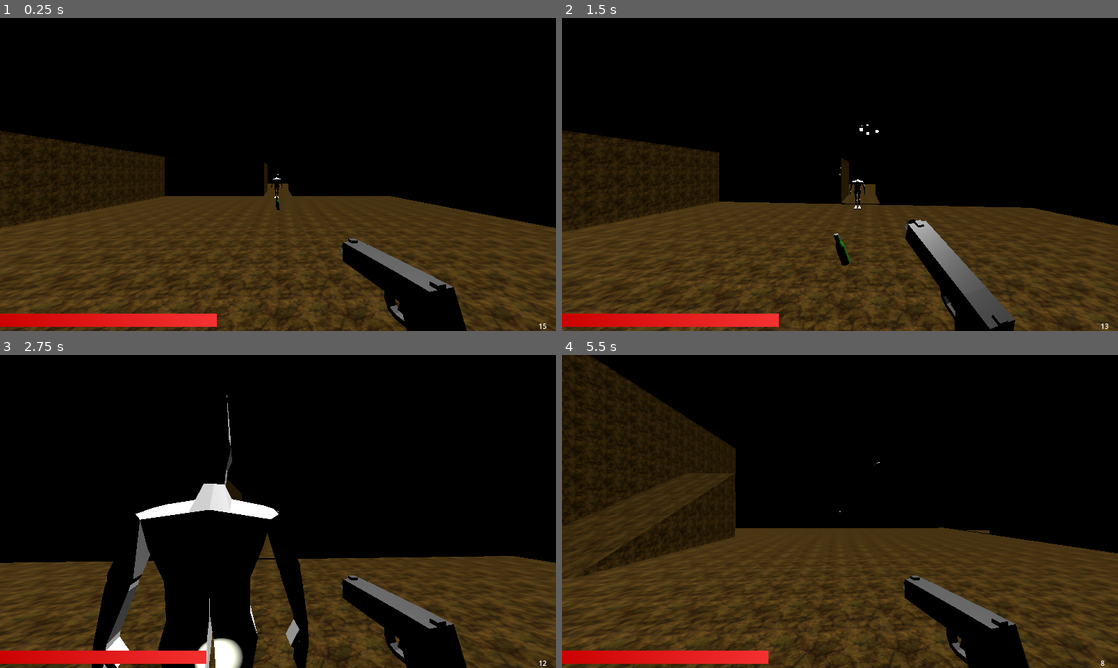
Above: before the commit, frames 1-4 (two rows, left to right).
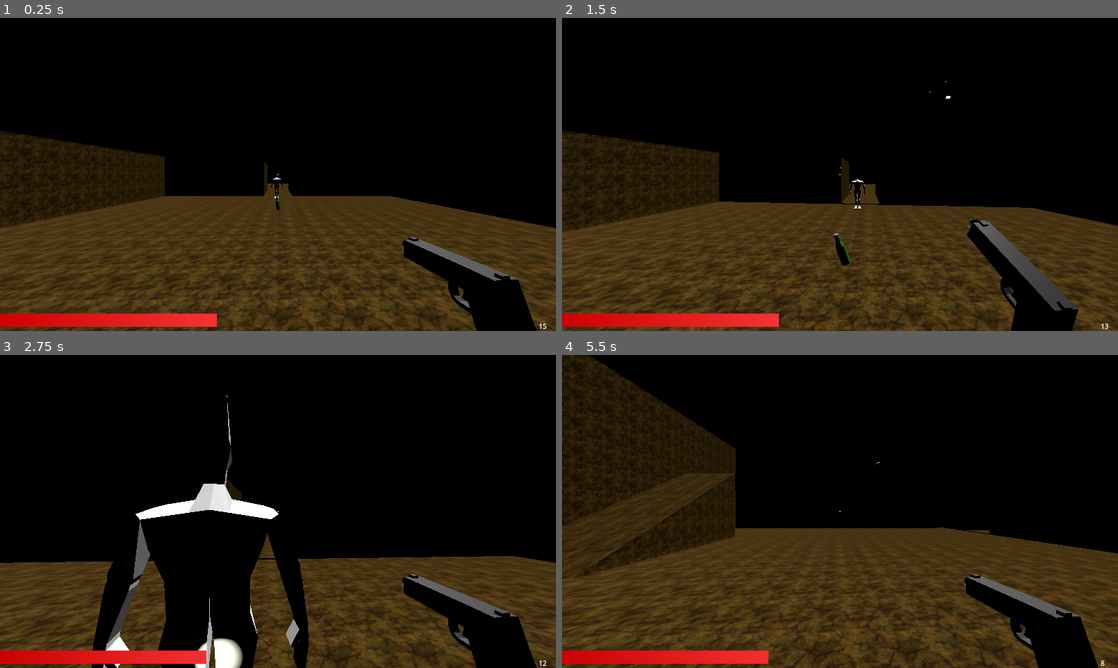
Above: after the commit, the same moments.

Repository: DrOtter3000/EscapeTheDingoDen
Game: Godot game, scene res://Levels/basic_level.tscn
Same seed, same stepped clock (60 frames per second), same inputs: the game is played once before the commit and once after it.
Inputs (mouse positions are in pixels of both pictures, inside the frame that each line leads up to):
- Up to frame 1 (0.25 s): no input
- Up to frame 2 (1.5 s): move the mouse to (867, 174) at 0.52 s; hold W (forward) from 0.53 s (still down); click (867, 174) at 0.6 s; tap Space (jump) at 0.77 s; move the mouse to (812, 174) at 1.27 s; click (812, 174) at 1.35 s
- Up to frame 3 (2.75 s): keep holding W (forward); tap Space (jump) at 1.52 s; move the mouse to (289, 505) at 2.02 s; tap F (flashlight) at 2.1 s; click (289, 505) at 2.3 s
- Up to frame 4 (5.5 s): keep holding W (forward); move the mouse to (834, 517) at 2.77 s; click (834, 517) at 2.85 s; tap Space (jump) at 3.02, 3.77, 4.52 s; move the mouse to (878, 514) at 3.52 s; click (878, 514) at 3.6 s; move the mouse to (795, 508) at 4.27 s; tap F (flashlight) at 4.35 s; click (795, 508) at 4.55 s; move the mouse to (845, 511) at 5.02 s; click (845, 511) at 5.1 s

The runs differ from the first frame. In frame 1, 6.3% of the frame differs, in the area x 61-97%, y 70-100%; in frame 2, 5.9%; in frame 3, 6.3%; in frame 4, 6.3%.

Commit message:
improve pistol

Diff:
--- a/Pickups/health_drop.tscn
+++ b/Pickups/health_drop.tscn
@@ -1,6 +1,6 @@
 [gd_scene load_steps=9 format=3 uid="uid://d02ftrusme5un"]
 
-[ext_resource type="Script" path="res://HealthDrop.gd" id="1_mhov1"]
+[ext_resource type="Script" path="res://Pickups/HealthDrop.gd" id="1_g0bo6"]
 [ext_resource type="PackedScene" uid="uid://b50ggk1035anc" path="res://Pickups/CervecaCristal.glb" id="2_56apf"]
 [ext_resource type="AudioStream" uid="uid://dj6ld3l1sj7hg" path="res://Pickups/CervezaCristal.wav" id="2_g675x"]
 
@@ -113,7 +113,7 @@
 
 [node name="HealthDrop" type="Area3D"]
 transform = Transform3D(1, 0, 0, 0, 1, 0, 0, 0, 1, 0, 0.7, 0)
-script = ExtResource("1_mhov1")
+script = ExtResource("1_g0bo6")
 
 [node name="CollisionShape3D" type="CollisionShape3D" parent="."]
 shape = SubResource("SphereShape3D_32ki5")
--- a/Player/player.gd
+++ b/Player/player.gd
@@ -89,6 +89,7 @@
 
 func shoot(body) -> void:
 	if weapon_ready and Gamestate.ammo["pistol_rounds"] > 0:
+		get_tree().call_group("Weapons", "fire")
 		Gamestate.ammo["pistol_rounds"] -= 1
 		update_ammo_label()
 		weapon_ready = false
--- a/Player/player.tscn
+++ b/Player/player.tscn
@@ -1,11 +1,9 @@
-[gd_scene load_steps=13 format=3 uid="uid://cley0ul24idnj"]
+[gd_scene load_steps=11 format=3 uid="uid://cley0ul24idnj"]
 
 [ext_resource type="Script" path="res://Player/player.gd" id="1_nqqyq"]
 [ext_resource type="Script" path="res://Player/Crosshair.gd" id="2_lblxf"]
-[ext_resource type="PackedScene" uid="uid://dtfl8a6lt4241" path="res://Weapons/Pistol.glb" id="2_v6f8t"]
 [ext_resource type="PackedScene" uid="uid://dbntjyelw6rk3" path="res://Weapons/sparks.tscn" id="2_w1884"]
-[ext_resource type="PackedScene" uid="uid://dgcw3orkl4jft" path="res://Weapons/muzzle_flash.tscn" id="4_1vdlq"]
-[ext_resource type="Script" path="res://Weapons/Pistol.gd" id="4_ub3rh"]
+[ext_resource type="PackedScene" uid="uid://bom0b2lbhtk0y" path="res://Weapons/pistol.tscn" id="3_xay52"]
 [ext_resource type="Script" path="res://Player/HUD.gd" id="7_2fvsd"]
 [ext_resource type="Texture2D" uid="uid://d15q57i5a5cjn" path="res://HUD/HealthbarFill.png" id="7_oujet"]
 
@@ -13,48 +11,10 @@
 
 [sub_resource type="Animation" id="Animation_4sjih"]
 length = 0.001
-tracks/0/type = "value"
-tracks/0/imported = false
-tracks/0/enabled = true
-tracks/0/path = NodePath("Pistol:rotation")
-tracks/0/interp = 1
-tracks/0/loop_wrap = true
-tracks/0/keys = {
-"times": PackedFloat32Array(0),
-"transitions": PackedFloat32Array(1),
-"update": 0,
-"values": [Vector3(0, 1.8326, 0)]
-}
 
 [sub_resource type="Animation" id="Animation_oxwk6"]
 resource_name = "shoot"
 length = 0.3
-tracks/0/type = "value"
-tracks/0/imported = false
-tracks/0/enabled = true
-tracks/0/path = NodePath("Pistol:rotation")
-tracks/0/interp = 1
-tracks/0/loop_wrap = true
-tracks/0/keys = {
-"times": PackedFloat32Array(0, 0.1, 0.3),
-"transitions": PackedFloat32Array(1, 1, 1),
-"update": 0,
-"values": [Vector3(0, 1.8326, 0), Vector3(-0.129584, 1.79892, 0.507896), Vector3(0, 1.8326, 0)]
-}
-tracks/1/type = "method"
-tracks/1/imported = false
-tracks/1/enabled = true
-tracks/1/path = NodePath("Pistol")
-tracks/1/interp = 1
-tracks/1/loop_wrap = true
-tracks/1/keys = {
-"times": PackedFloat32Array(0),
-"transitions": PackedFloat32Array(1),
-"values": [{
-"args": [],
-"method": &"muzzle_flash"
-}]
-}
 
 [sub_resource type="AnimationLibrary" id="AnimationLibrary_vg1m6"]
 _data = {
@@ -84,18 +44,8 @@
 [node name="TargetRayCast" type="RayCast3D" parent="CameraPivot/Camera3D"]
 target_position = Vector3(0, 0, -100)
 
-[node name="Pistol" parent="CameraPivot/Camera3D" instance=ExtResource("2_v6f8t")]
-transform = Transform3D(-0.258823, 0, 0.965925, 0, 1, 0, -0.965925, 0, -0.258823, 0.227668, -0.203185, -0.423892)
-script = ExtResource("4_ub3rh")
-
-[node name="Cube" parent="CameraPivot/Camera3D/Pistol" index="0"]
-layers = 2
-
-[node name="Cylinder" parent="CameraPivot/Camera3D/Pistol" index="1"]
-layers = 2
-
-[node name="MuzzleFlash" parent="CameraPivot/Camera3D/Pistol" instance=ExtResource("4_1vdlq")]
-transform = Transform3D(-2.98023e-08, 0, 1, 0, 1, 0, -1, 0, -2.98023e-08, 0.26364, 0, 0.0124925)
+[node name="Pistol" parent="CameraPivot/Camera3D" instance=ExtResource("3_xay52")]
+transform = Transform3D(-0.101265, 0, 0.99486, 0, 1, 0, -0.99486, 0, -0.101265, 0.414, -0.22, -0.488)
 
 [node name="AnimationPlayer" type="AnimationPlayer" parent="CameraPivot/Camera3D"]
 libraries = {
@@ -151,5 +101,3 @@
 texture_progress = ExtResource("7_oujet")
 
 [connection signal="timeout" from="CooldownTimer" to="." method="_on_cooldown_timer_timeout"]
-
-[editable path="CameraPivot/Camera3D/Pistol"]
--- a/Weapons/Pistol.gd
+++ b/Weapons/Pistol.gd
@@ -1,5 +1,15 @@
 extends Node3D
 
 
-func muzzle_flash():
-	$MuzzleFlash.emitting = true
+@onready var muzzle_flash: GPUParticles3D = $Pistol/MuzzleFlash
+@onready var fire_sfx: AudioStreamPlayer = $FireSFX
+@onready var animation_player: AnimationPlayer = $AnimationPlayer
+
+
+func fire() -> void:
+	fire_sfx.play()
+	emit_muzzle_flash()
+	animation_player.play("fire")
+
+func emit_muzzle_flash() -> void:
+	muzzle_flash.emitting = true
--- /dev/null
+++ b/Weapons/pistol.tscn
@@ -0,0 +1,60 @@
+[gd_scene load_steps=8 format=3 uid="uid://bom0b2lbhtk0y"]
+
+[ext_resource type="PackedScene" uid="uid://dtfl8a6lt4241" path="res://Weapons/Pistol.glb" id="1_bbu17"]
+[ext_resource type="Script" path="res://Weapons/Pistol.gd" id="1_iva2k"]
+[ext_resource type="PackedScene" uid="uid://dgcw3orkl4jft" path="res://Weapons/muzzle_flash.tscn" id="2_8ijpx"]
+[ext_resource type="AudioStream" uid="uid://msg75mat4rev" path="res://Weapons/PistolShoot.wav" id="4_wumox"]
+
+[sub_resource type="Animation" id="Animation_7em6h"]
+resource_name = "fire"
+length = 0.2
+step = 0.02
+tracks/0/type = "value"
+tracks/0/imported = false
+tracks/0/enabled = true
+tracks/0/path = NodePath("Pistol:rotation")
+tracks/0/interp = 1
+tracks/0/loop_wrap = true
+tracks/0/keys = {
+"times": PackedFloat32Array(0, 0.06, 0.2),
+"transitions": PackedFloat32Array(1, 1, 1),
+"update": 0,
+"values": [Vector3(0, 0, 0), Vector3(0, 0, 0.723858), Vector3(0, 0, 0)]
+}
+
+[sub_resource type="Animation" id="Animation_tn4js"]
+length = 0.001
+tracks/0/type = "value"
+tracks/0/imported = false
+tracks/0/enabled = true
+tracks/0/path = NodePath("Pistol:rotation")
+tracks/0/interp = 1
+tracks/0/loop_wrap = true
+tracks/0/keys = {
+"times": PackedFloat32Array(0),
+"transitions": PackedFloat32Array(1),
+"update": 0,
+"values": [Vector3(0, 0, 0)]
+}
+
+[sub_resource type="AnimationLibrary" id="AnimationLibrary_f3nr2"]
+_data = {
+"RESET": SubResource("Animation_tn4js"),
+"fire": SubResource("Animation_7em6h")
+}
+
+[node name="Pistol" type="Node3D" groups=["Weapons"]]
+script = ExtResource("1_iva2k")
+
+[node name="AnimationPlayer" type="AnimationPlayer" parent="."]
+libraries = {
+"": SubResource("AnimationLibrary_f3nr2")
+}
+
+[node name="Pistol" parent="." instance=ExtResource("1_bbu17")]
+
+[node name="MuzzleFlash" parent="Pistol" instance=ExtResource("2_8ijpx")]
+transform = Transform3D(0.00275762, 0, 0.999996, 0, 1, 0, -0.999996, 0, 0.00275762, 0.209181, 0, 0)
+
+[node name="FireSFX" type="AudioStreamPlayer" parent="."]
+stream = ExtResource("4_wumox")
Renamed: HealthDrop.gd -> Pickups/HealthDrop.gd
